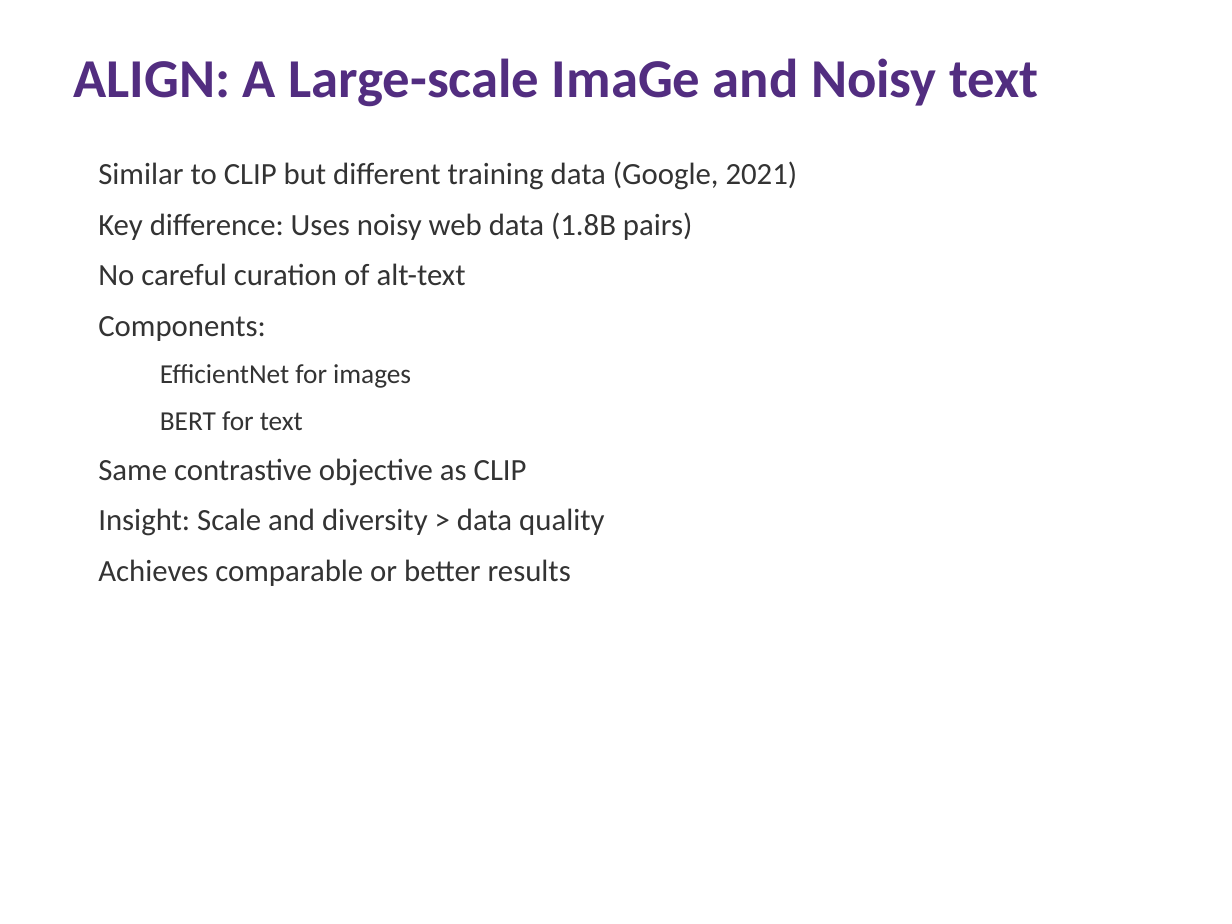
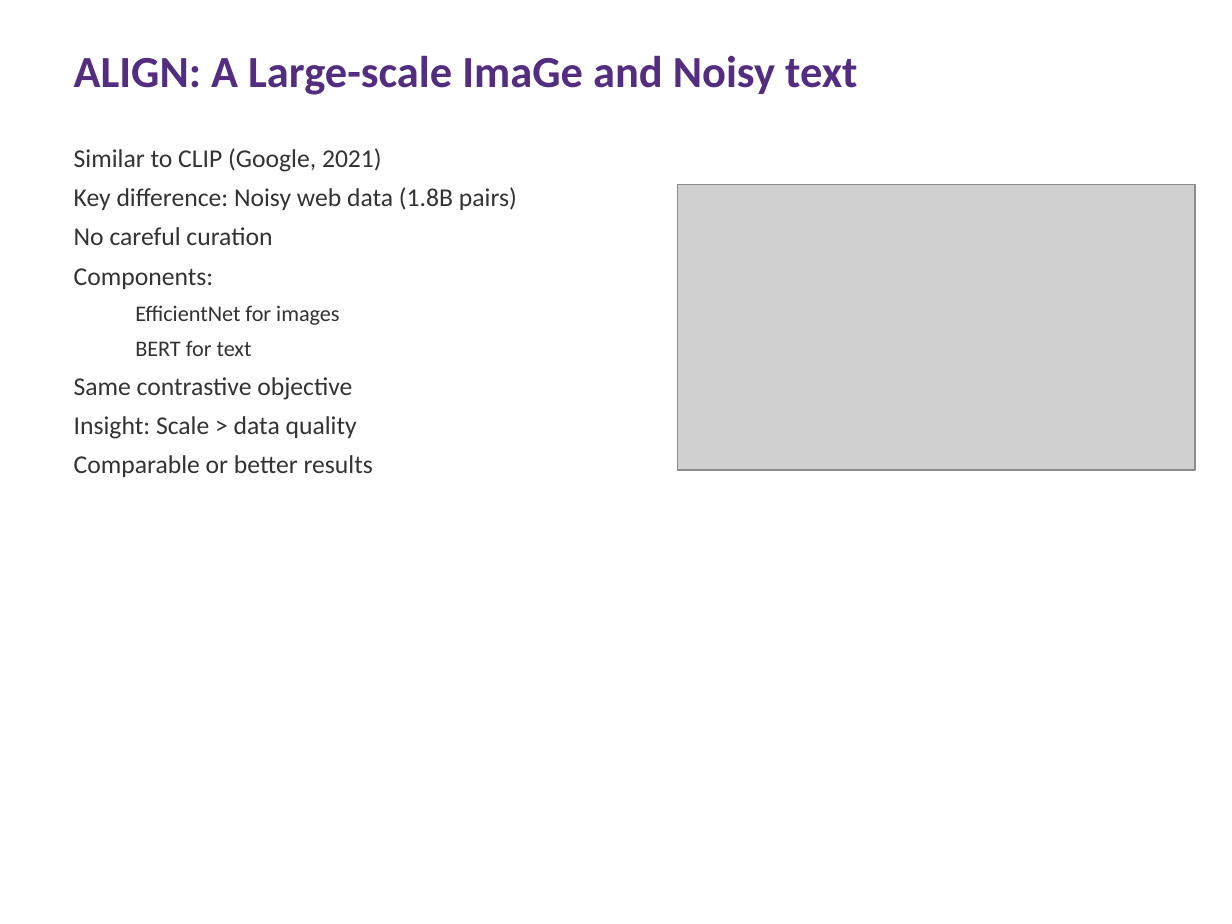
Before and after one commit to ai4he/experiments, a slide deck: slide 26 of Multimodal_LLM_Lecture.pptx. Drawn at 1232x924 pixels with LibreOffice and Linux fonts; fonts in the diff are those of the drawing; grey boxes stand for pictures. Boxes give left, top, right and bottom in pixels: in the first picture for what was removed or moved away, otherwise in the second. Text is boxed around its words. In the diff, an @@ line names an element or a change of style, - is before the commit and + after.

```diff
--- a/Multimodal_LLM_Lecture.pptx
+++ b/Multimodal_LLM_Lecture.pptx
@@ text "ALIGN: A Large-scale ImaGe and ..." at box(74, 55, 857, 95): size 32 to 26 pt @@
@@ text "Similar to CLIP (Google, 2021)": place and size @@
-text "Similar to CLIP (Google, 2021)" at box(98, 161, 798, 586)
+text "Similar to CLIP (Google, 2021)" at box(74, 148, 517, 477)
@@ text at box(74, 148, 517, 245): text changed; size 18 to 15 pt @@
-Similar to CLIP but different training data (Google, 2021)
-Key difference: Uses noisy web data (1.8B pairs)
-No careful curation of alt-text
+Similar to CLIP (Google, 2021)
+Key difference: Noisy web data (1.8B pairs)
+No careful curation
@@ picture added at box(678, 185, 1195, 469) @@
@@ text at box(74, 268, 339, 356): size 18 to 15 pt in "Components:"; size 16 to 13 pt in "EfficientNet for images", "BERT for text"; less space between paragraphs @@
@@ text at box(74, 377, 373, 477): text changed; size 18 to 15 pt @@
-Same contrastive objective as CLIP
-Insight: Scale and diversity > data quality
-Achieves comparable or better results
+Same contrastive objective
+Insight: Scale > data quality
+Comparable or better results
```
Also in this commit, not shown: 77 other slides changed, 2 other files.
